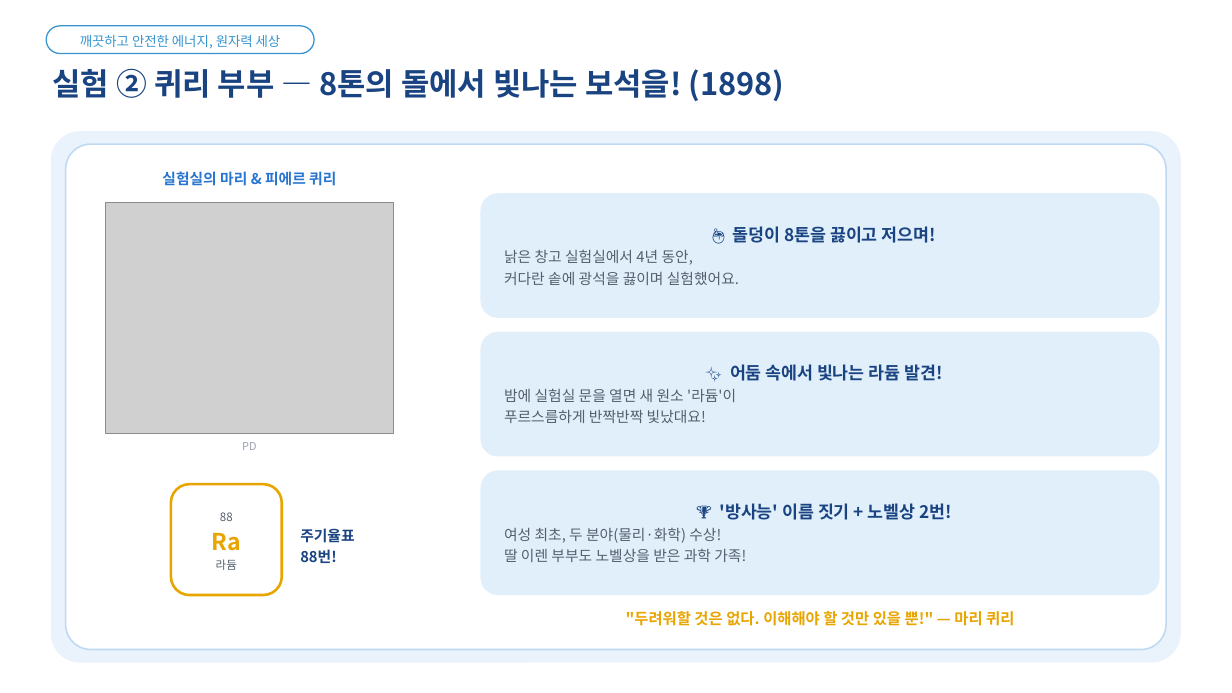
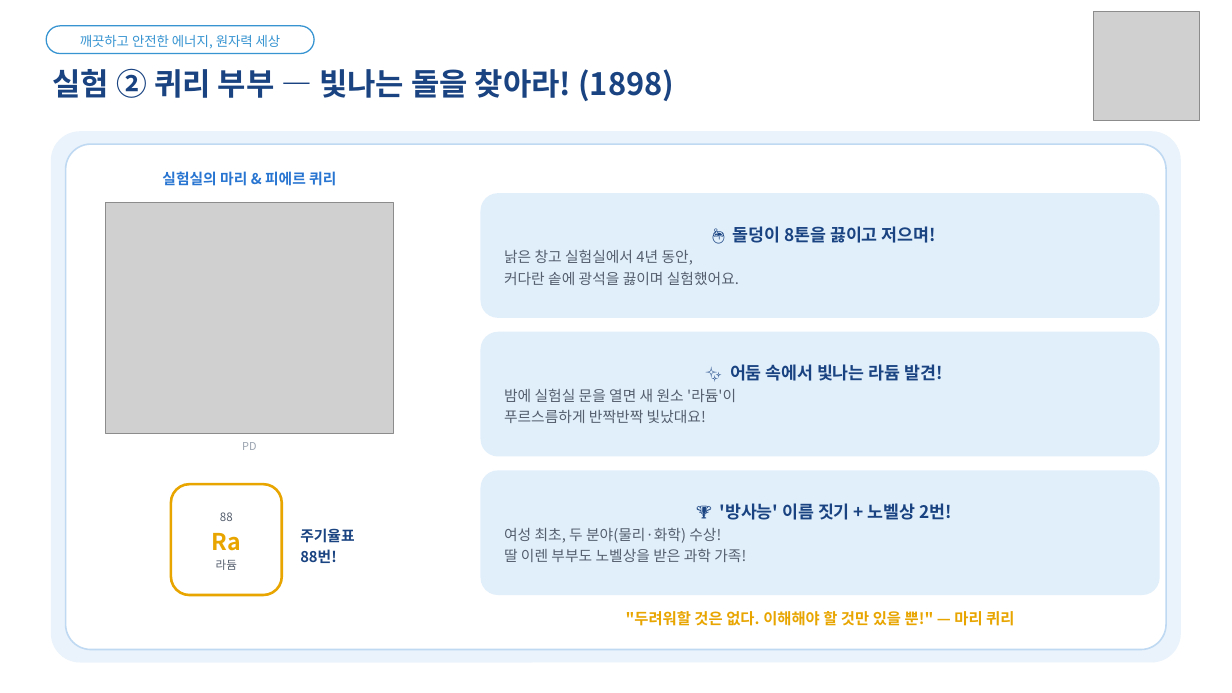
Before and after one commit to parksang-jun/ecture-materials, a slide deck: slide 23 of 강의자료/원자력과 탄소중립_표준양식.pptx (slide 22 before the commit). Drawn at 1232x693 pixels with LibreOffice and Linux fonts; fonts in the diff are those of the drawing; grey boxes stand for pictures. Boxes give left, top, right and bottom in pixels: in the first picture for what was removed or moved away, otherwise in the second. Text is boxed around its words. In the diff, an @@ line names an element or a change of style, - is before the commit and + after.

```diff
--- a/강의자료/원자력과 탄소중립_표준양식.pptx
+++ b/강의자료/원자력과 탄소중립_표준양식.pptx
@@ picture added at (1094, 11, 1201, 120) @@
@@ text at (53, 68, 674, 101): text changed @@
-실험 ② 퀴리 부부 — 8톤의 돌에서 빛나는 보석을! (1898)
+실험 ② 퀴리 부부 — 빛나는 돌을 찾아라! (1898)
```
Also in this commit, not shown: 34 other slides changed, 1 slide added, 2 other files.
